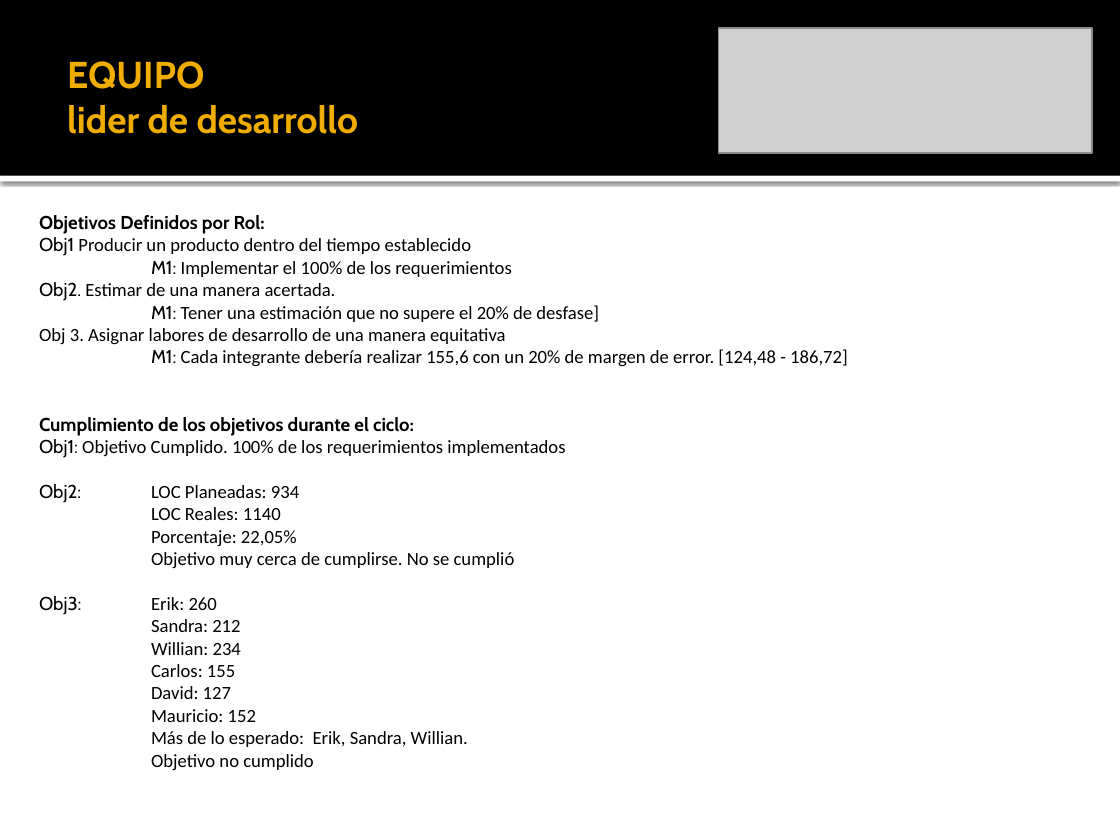
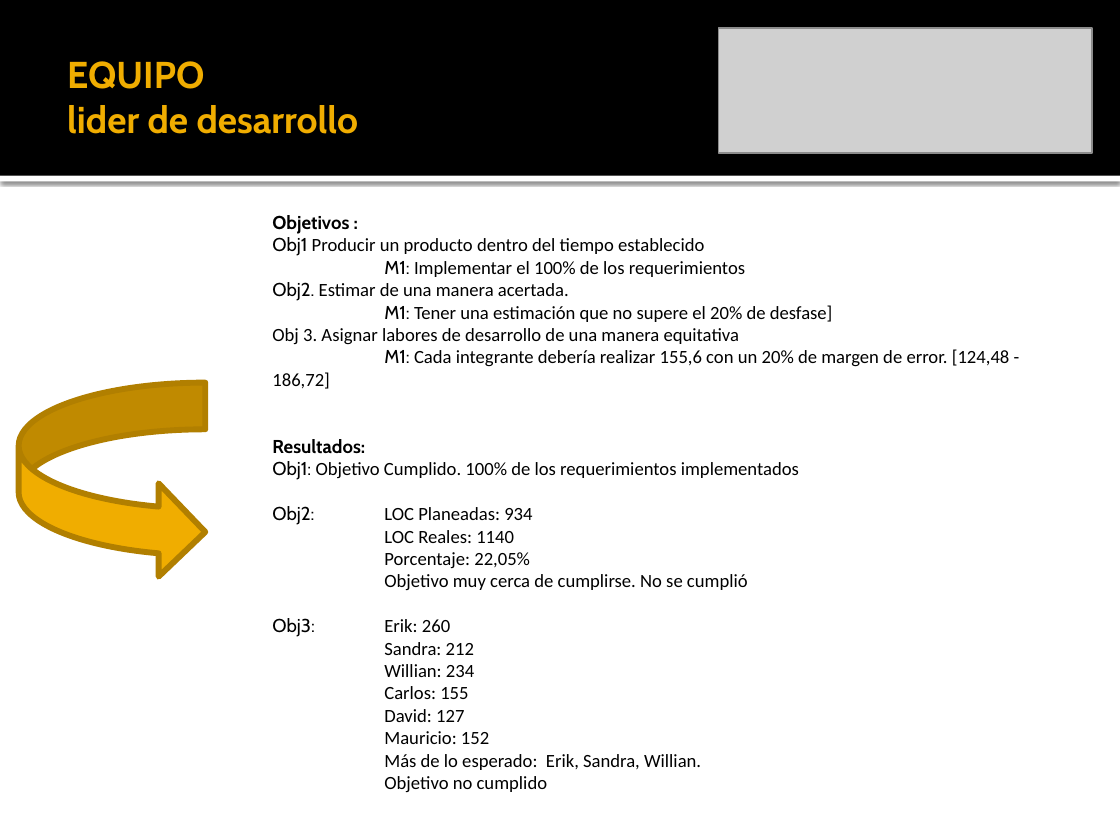
Before and after one commit to leseroth/ingenium-managment, a slide deck: slide 20 of CSOF5101 Ingeniera de Software/TSP/0330PostMortemTSPCiclo3.pptx (slide 17 before the commit). Drawn at 1120x840 pixels with LibreOffice and Linux fonts; fonts in the diff are those of the drawing; grey boxes stand for pictures. Boxes give left, top, right and bottom in pixels: in the first picture for what was removed or moved away, otherwise in the second. Text is boxed around its words. In the diff, an @@ line names an element or a change of style, - is before the commit and + after.

```diff
--- a/CSOF5101 Ingeniera de Software/TSP/0330PostMortemTSPCiclo3.pptx
+++ b/CSOF5101 Ingeniera de Software/TSP/0330PostMortemTSPCiclo3.pptx
@@ text "Objetivos : Obj1 Producir un ...": place and size @@
-text "Objetivos : Obj1 Producir un ..." at [39, 215, 848, 771]
+text "Objetivos : Obj1 Producir un ..." at [272, 215, 1010, 792]
@@ text at [272, 215, 704, 256]: text changed @@
-Objetivos Definidos por Rol:
-Obj1 Producir un producto dentro del tiempo establecido
+Objetivos :
+Obj1 Producir un producto dentro del tiempo establecido
@@ curved right arrow added at [19, 383, 206, 579], fill #F0AD00, outline #B28000 3.78 pt @@
@@ text at [272, 439, 365, 454]: text changed @@
-Cumplimiento de los objetivos durante el ciclo:
+Resultados:
```
Also in this commit, not shown: 6 other slides changed, 3 slides added.
